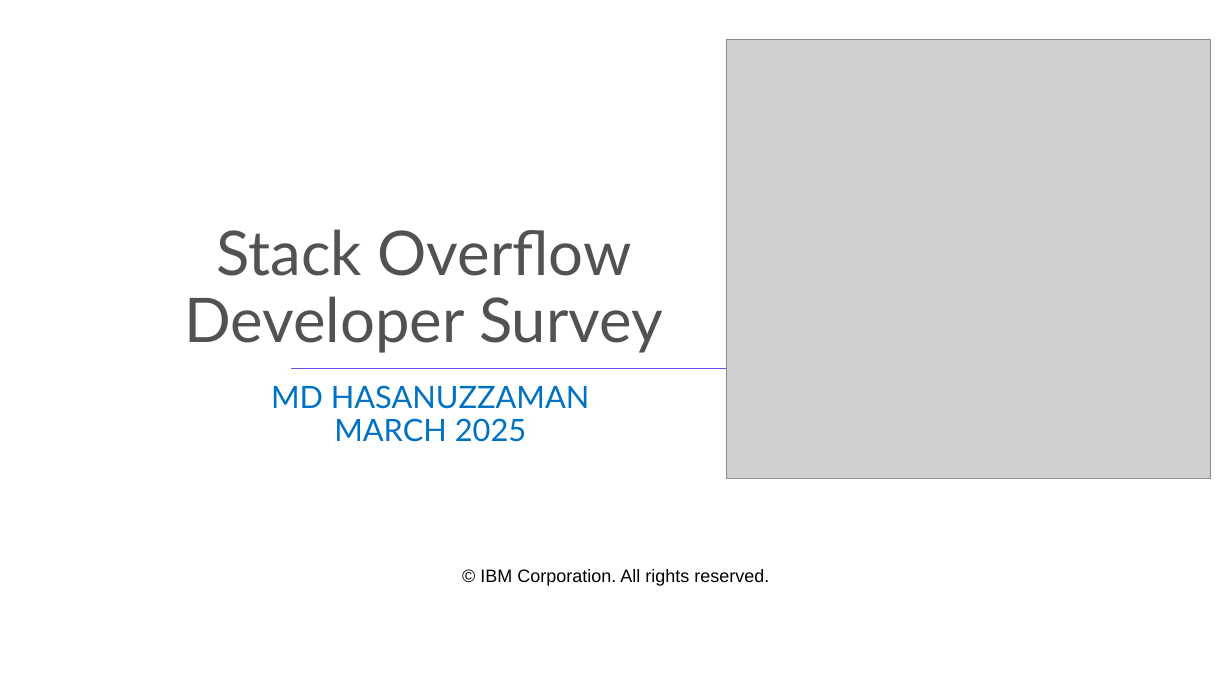
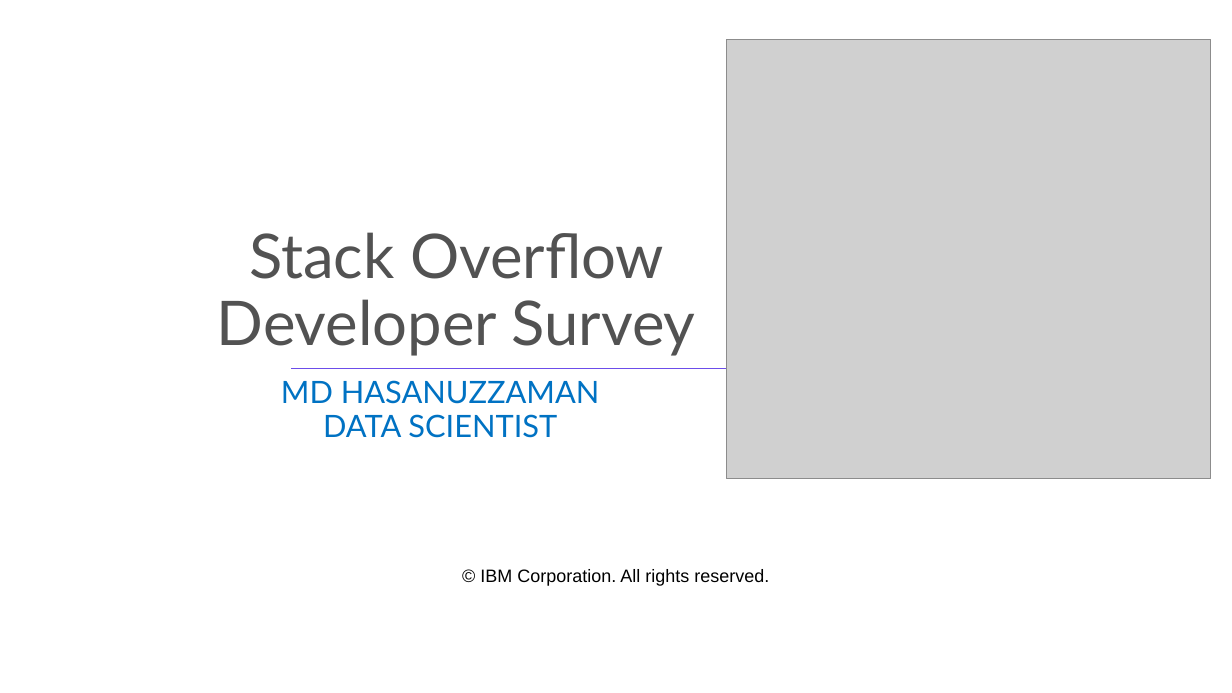
Before and after one commit to Hasan082/Data-Analysis, a slide deck: slide 1 of Capstone_project/Capstone_Project_Md_hasanuzzaman.pptx. Drawn at 1232x693 pixels with LibreOffice and Linux fonts; fonts in the diff are those of the drawing; grey boxes stand for pictures; background and template pictures are left out. Boxes give left, top, right and bottom in pixels: in the first picture for what was removed or moved away, otherwise in the second. Text is boxed around its words. In the diff, an @@ line names an element or a change of style, - is before the commit and + after.

```diff
--- a/Capstone_project/Capstone_Project_Md_hasanuzzaman.pptx
+++ b/Capstone_project/Capstone_Project_Md_hasanuzzaman.pptx
@@ title "Stack Overflow Developer Survey": place and size @@
-title "Stack Overflow Developer Survey" at (184,229,663,353)
+title "Stack Overflow Developer Survey" at (217,232,696,356)
@@ subtitle at (281,380,600,438): text changed @@
-MD HASANUZZAMAN
-MARCH 2025
+MD HASANUZZAMAN
+DATA SCIENTIST
```
Also in this commit, not shown: 4 other slides changed, 1 slide added, 1 slide removed, 1 other file.
